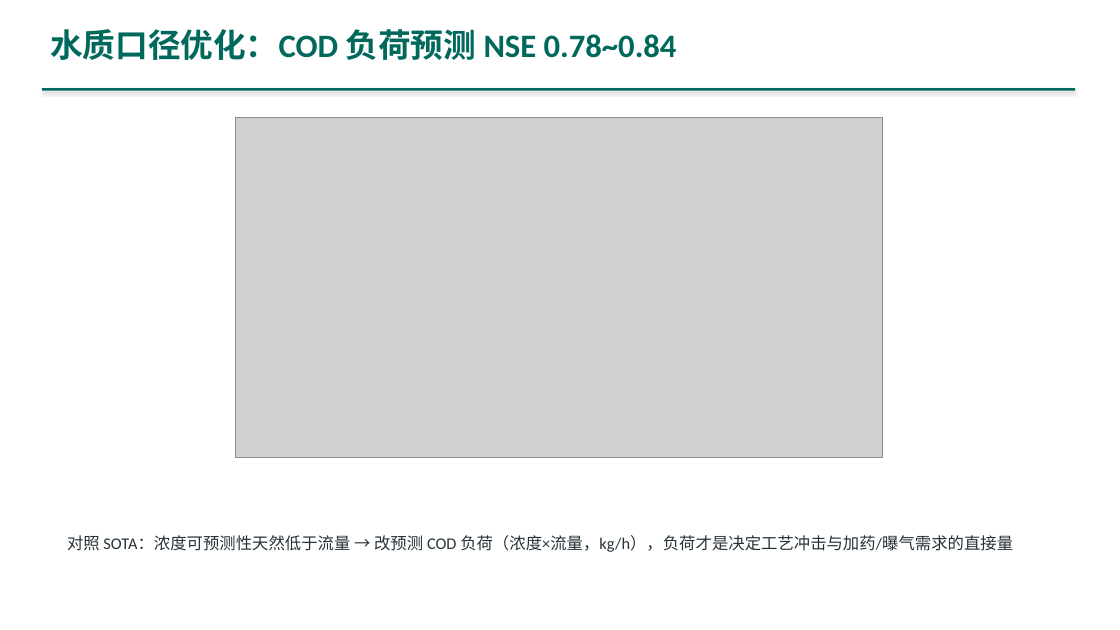
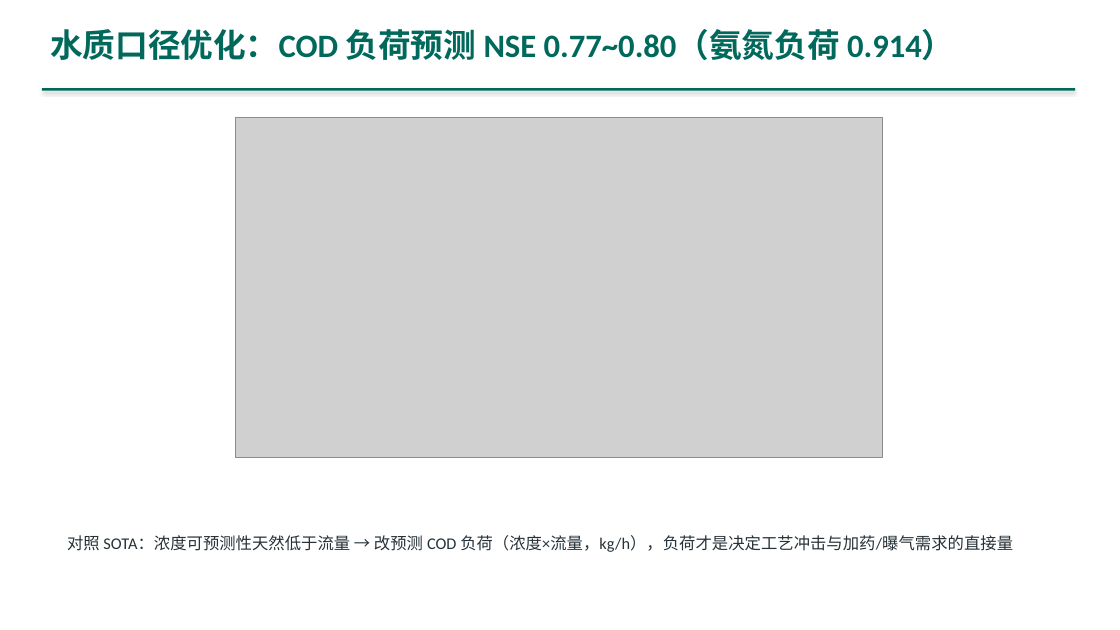
Before and after one commit to dao-genesis/meec8-topic7-showcase, a slide deck: slide 15 of downloads/演示PPT_主题七.pptx. Drawn at 1120x630 pixels with LibreOffice and Linux fonts; fonts in the diff are those of the drawing; grey boxes stand for pictures. Boxes give left, top, right and bottom in pixels: in the first picture for what was removed or moved away, otherwise in the second. Text is boxed around its words. In the diff, an @@ line names an element or a change of style, - is before the commit and + after.

```diff
--- a/downloads/演示PPT_主题七.pptx
+++ b/downloads/演示PPT_主题七.pptx
@@ text at <box>50,29,955,60</box>: text changed @@
-水质口径优化：COD 负荷预测 NSE 0.78~0.84
+水质口径优化：COD 负荷预测 NSE 0.77~0.80（氨氮负荷 0.914）
```
Also in this commit, not shown: 14 other slides changed, 2 slides added, 47 other files.
